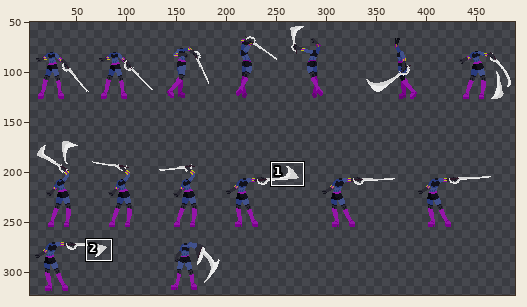
Edited in one commit: sprite sheet (Assets/Resources/Characters/Bojo/Sprites/Bojo Down Special.png). Above, an overview of the earlier version with the close-up marked.
Close-up. First the earlier version:
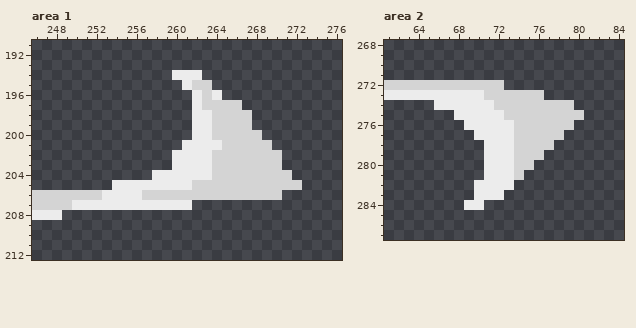
The file is 512x512 pixels. Shown: area 1: x 246..276, y 191..212; area 2: x 61..84, y 268..287. The wide view leaves out empty margins. The commit also changed other parts of the picture, which this record leaves out.
The result:
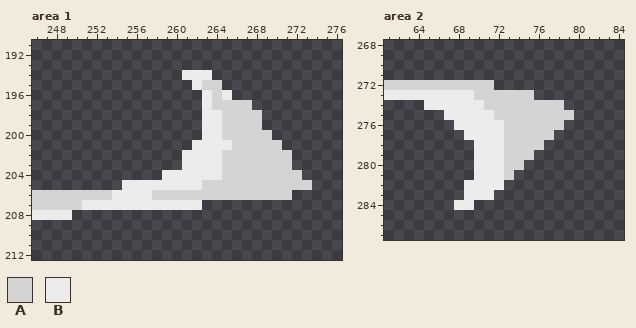
Palette (. is transparent): A #d4d4d4  B #ececec
The exact change:
Changed rows in their new state; - is an unchanged pixel.
Area 1:
first column x 249:
194 -----------.--B----------
195 ------------.B-A---------
196 -------------.BAB--------
197 -------------.B---A------
198 -------------.-B---A-----
199 -------------.-B---A-----
200 -------------.-B----A----
201 ------------.---B----A---
202 -----------.---B------A--
203 -----------.---B------A--
204 ---------.-----B-------A-
205 -----.-------B----------A
206 ----A---B-------------A--
207 -A-----------B-----------
208 B------------------------
Area 2:
first column x 65:
272 -------.--------
273 -----A-----.----
274 B-----A-------.-
275 --B----A-------.
276 ---B----A-----.-
277 ----B---A----.--
278 -----B--A---.---
279 -----B--A--.----
280 -----B--A-.-----
281 -----B--A.------
282 ----B---.-------
283 ----B--.--------
284 ---B-.----------
Pixel boxes of the changes (left, top, right, bottom) in both close-ups:
changed: (62, 70, 312, 220)
changed: (424, 80, 584, 210)
